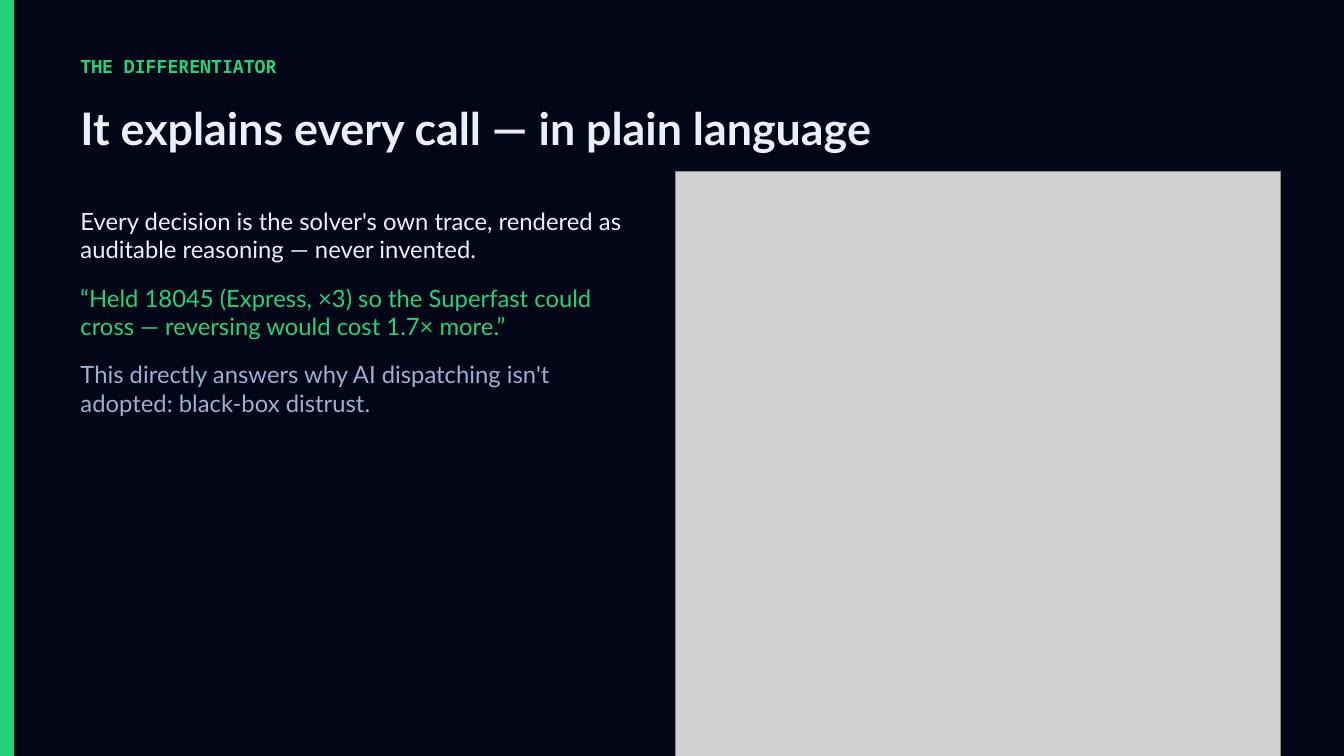
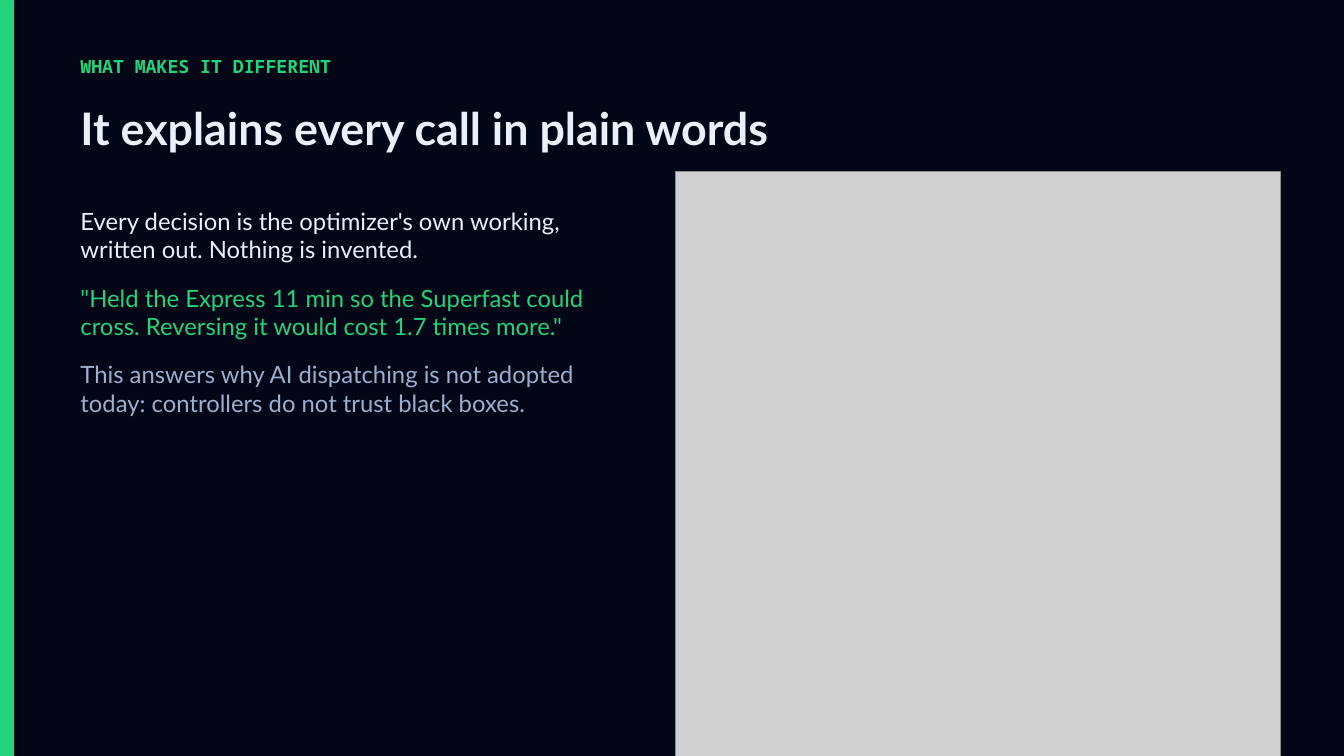
Before and after one commit to garvitsurana271/pravaah, a slide deck: slide 7 of Pravaah-Deck.pptx. Drawn at 1344x756 pixels with LibreOffice and Linux fonts; fonts in the diff are those of the drawing; grey boxes stand for pictures. Boxes give left, top, right and bottom in pixels: in the first picture for what was removed or moved away, otherwise in the second. Text is boxed around its words. In the diff, an @@ line names an element or a change of style, - is before the commit and + after.

Commit message:
Real timetable + national rail-network map (8,697 stations); plain-spoken copy; pitch/Q&A prep

```diff
--- a/Pravaah-Deck.pptx
+++ b/Pravaah-Deck.pptx
@@ text at (80, 60, 331, 73): text changed @@
-THE DIFFERENTIATOR
+WHAT MAKES IT DIFFERENT
@@ text at (80, 111, 768, 153): text changed @@
-It explains every call — in plain language
+It explains every call in plain words
@@ text at (80, 212, 583, 416): text changed; text colour #E9F0FA to #22D37A @@
-Every decision is the solver's own trace, rendered as auditable reasoning — never invented.
-“Held 18045 (Express, ×3) so the Superfast could cross — reversing would cost 1.7× more.”
-This directly answers why AI dispatching isn't adopted: black-box distrust.
+Every decision is the optimizer's own working, written out. Nothing is invented.
+"Held the Express 11 min so the Superfast could cross. Reversing it would cost 1.7 times more."
+This answers why AI dispatching is not adopted today: controllers do not trust black boxes.
```
Also in this commit, not shown: 11 other slides changed, 1 slide added, 1 slide removed, 18 other files.
